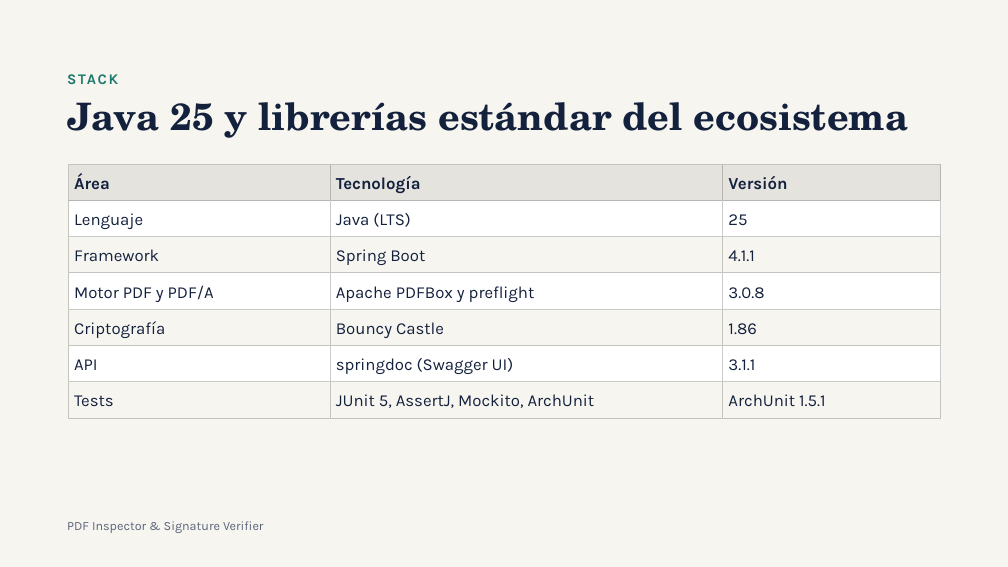
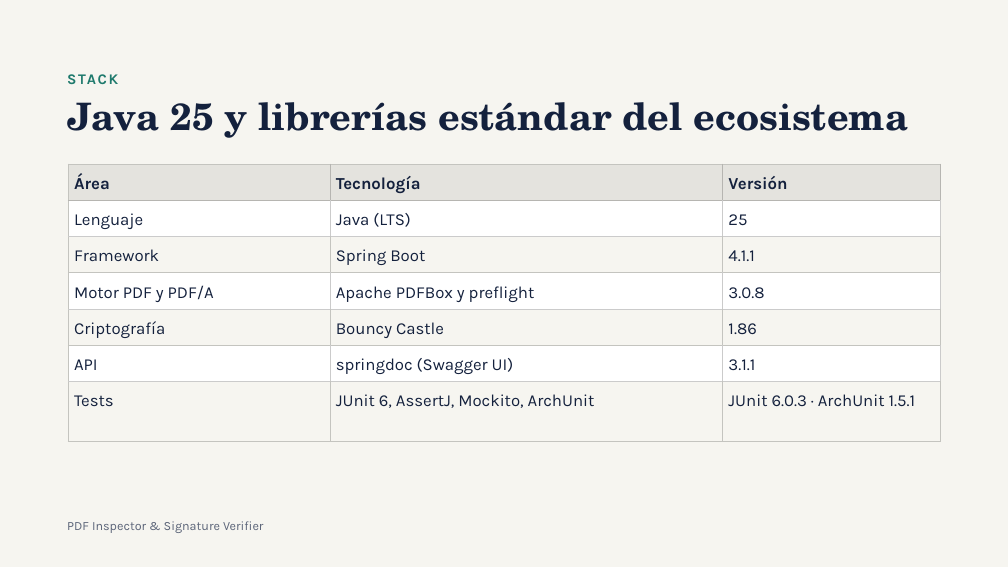
Before and after one commit to avalinani/verificador, a slide deck: slide 11 of docs/PDF-Inspector-TFM.pptx. Drawn at 1008x567 pixels with LibreOffice and Linux fonts; fonts in the diff are those of the drawing. Boxes give left, top, right and bottom in pixels: in the first picture for what was removed or moved away, otherwise in the second. Text is boxed around its words. In the diff, an @@ line names an element or a change of style, - is before the commit and + after.

Commit message:
docs: re-export the slides with JUnit 6, revocation limits and the revoked verdict

```diff
--- a/docs/PDF-Inspector-TFM.pptx
+++ b/docs/PDF-Inspector-TFM.pptx
@@ table at bbox=[68, 164, 941, 442] @@
-row 7, column 2: JUnit 5, AssertJ, Mockito, ArchUnit
+row 7, column 2: JUnit 6, AssertJ, Mockito, ArchUnit
-row 7, column 3: ArchUnit 1.5.1
+row 7, column 3: JUnit 6.0.3 · ArchUnit 1.5.1
```
Also in this commit, not shown: 2 other slides changed, 1 other file.
